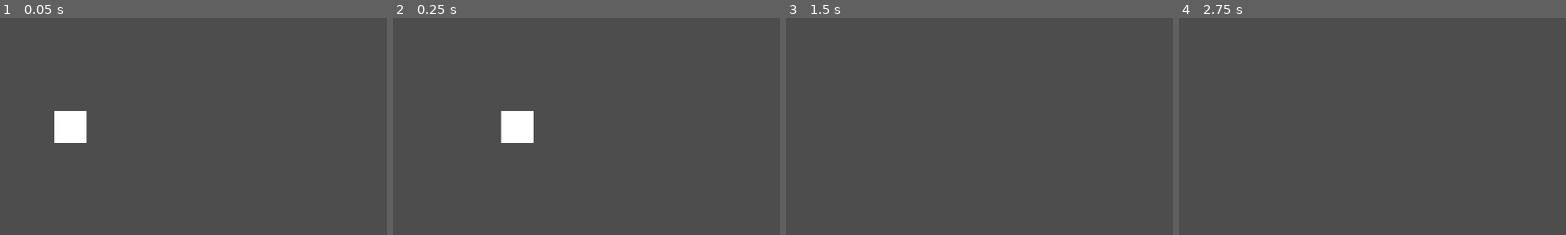
Above: before the commit, frames 1-4 (left to right).
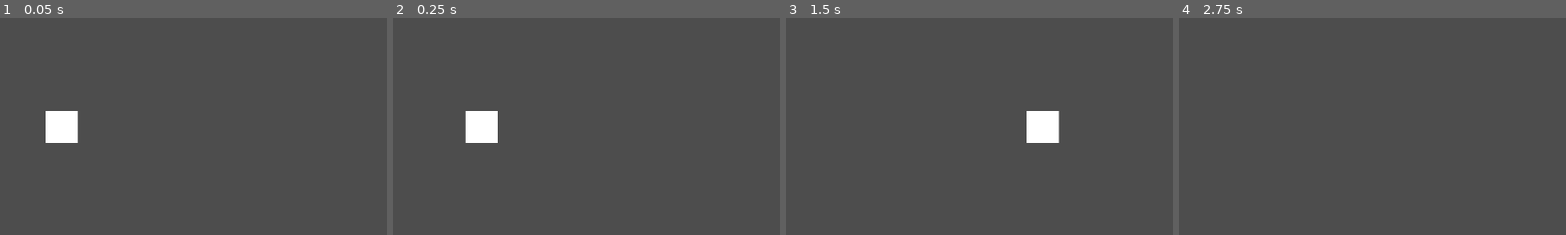
Above: after the commit, the same moments.

Repository: Javachup/godot-prototypes
Game: Godot game, scene res://Scenes/game.tscn
Same seed, same stepped clock (60 frames per second), same inputs: the game is played once before the commit and once after it. Sound files missing from this copy of the repository are replaced by a short silence.
Inputs:
- Up to frame 1 (0.05 s): no input
- Up to frame 2 (0.25 s): no input
- Up to frame 3 (1.5 s): no input
- Up to frame 4 (2.75 s): no input
The pictures show only the part of the screen within x 25-75%, y 25-75%; the shares and areas given below are measured in that part.

The runs differ from the first frame. In frame 1, 0.7% of the frame differs, in the area x 11-23%, y 42-58%; in frame 2, 2.5%, in the area x 18-37%, y 42-58%; in frame 3, 1.3%; in frame 4, nothing differs.

Commit message:
moves notes via speed now

Diff:
--- a/RhythmPrototype/Scripts/note.gd
+++ b/RhythmPrototype/Scripts/note.gd
@@ -1,9 +1,22 @@
 class_name Note
 extends PathFollow2D
 
-@export_range(0, 10, .1, "or_greater") var time_to_end := 1.0
+@export var speed := 200
+var time_to_end:float :
+	get:
+		if path_length < 0: printerr("path_length not set!")
+		return path_length / speed
+	set(value):
+		if path_length < 0: printerr("path_length not set!")
+		speed = path_length / value
 
-func _ready():
-	var tween:Tween = create_tween()
-	tween.tween_property(self, "progress_ratio", 1, time_to_end)
-	tween.tween_callback(queue_free)
+var path_length:float = -1
+
+func _physics_process(delta):
+	progress += speed * delta
+
+	if (progress_ratio >= 1):
+		_end_path()
+
+func _end_path():
+	queue_free()
--- a/RhythmPrototype/Scripts/track.gd
+++ b/RhythmPrototype/Scripts/track.gd
@@ -6,6 +6,7 @@
 var notes:Array[Note] = []
 
 func spawn_note():
-	var temp = note.instantiate()
+	var temp = note.instantiate() as Note
+	temp.path_length = curve.get_baked_length()
 	notes.append(temp)
 	add_child(temp)
